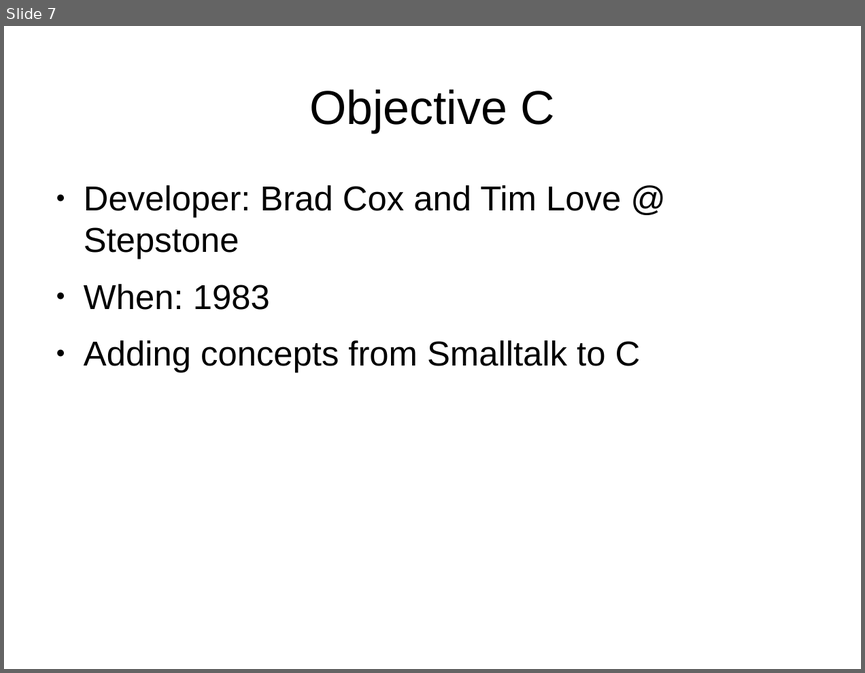
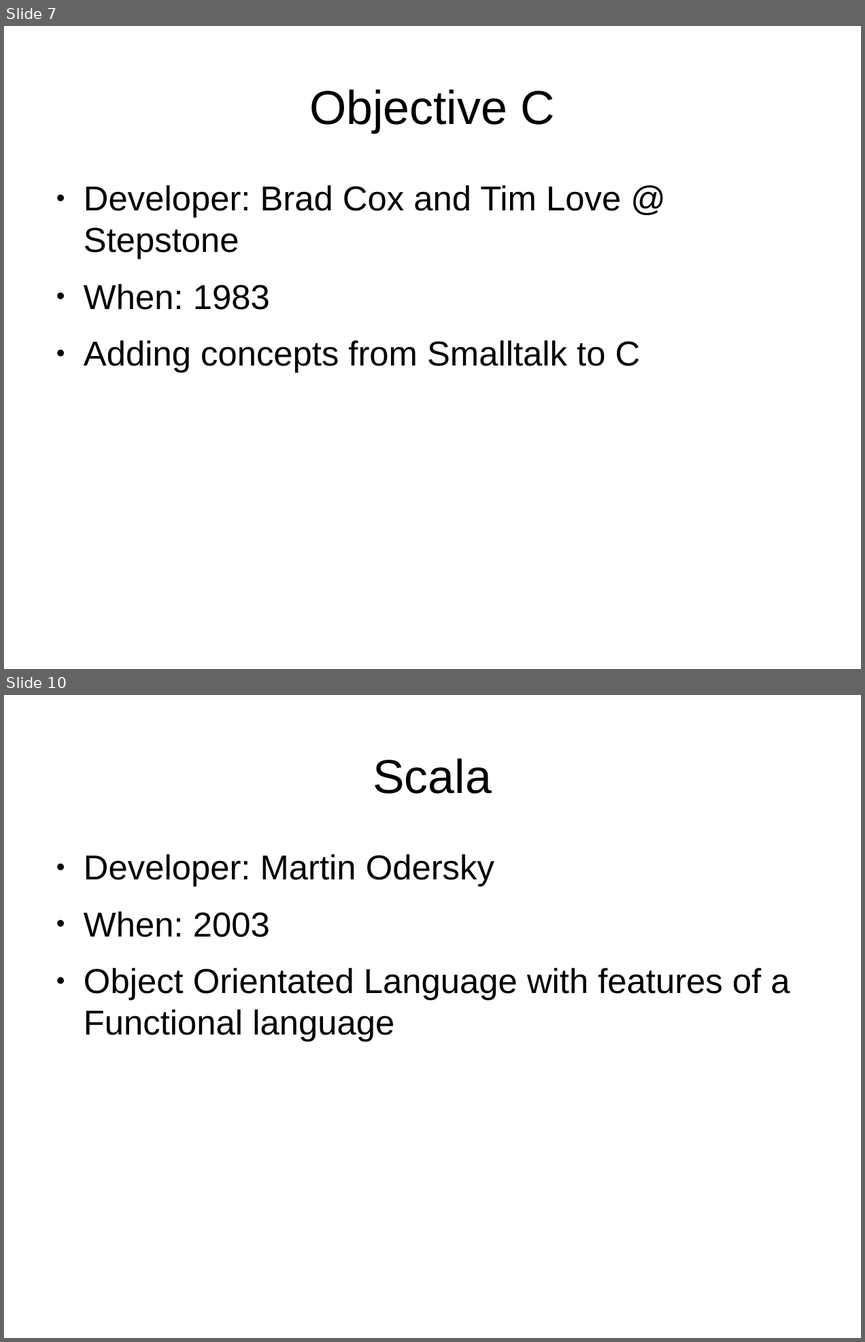
Before and after one commit to cajun-code/Programming_language_swamp_tour, a slide deck: plst.odp. Shown one above the other, each under a label of ours: slide 7 before the commit, slides 7 and 10 after it; the slides between them are not shown. The pictures are 865x673 and 865x1342 pixels, drawn with LibreOffice and Linux fonts; fonts in the diff are those of the drawing; background and template pictures are left out. Boxes give left, top, right and bottom in pixels: in the first picture for what was removed or moved away, otherwise in the second. Text is boxed around its words. In the diff, an @@ line names an element or a change of style, - is before the commit and + after.

```diff
--- a/plst.odp
+++ b/plst.odp
@@ slide 10 added at (4,695,861,1338), background picture (left out) @@
@@ title added at (373,758,492,794), 44 pt, text #000000 @@
+Scala
@@ text added at (84,854,789,1042), 32 pt, text #000000 @@
+● Developer: Martin Odersky
+● When: 2003
+● Object Orientated Language with features of a Functional language
```
Also in this commit, not shown: 9 other slides added, 1 other file.
